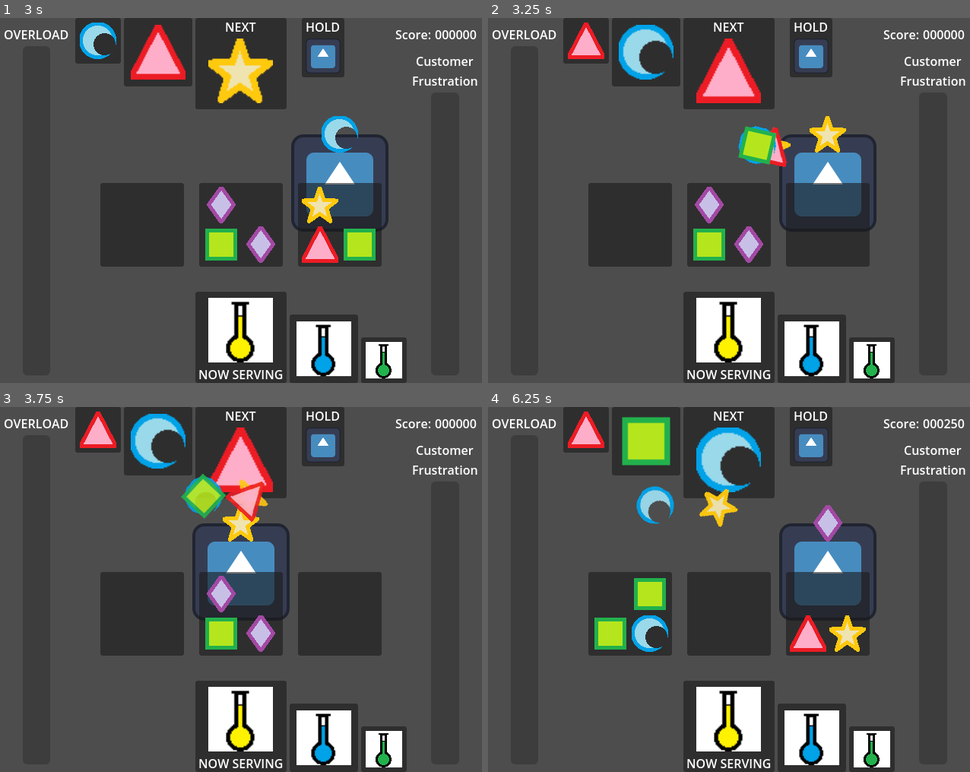
Above: before the commit, frames 1-4 (two rows, left to right).
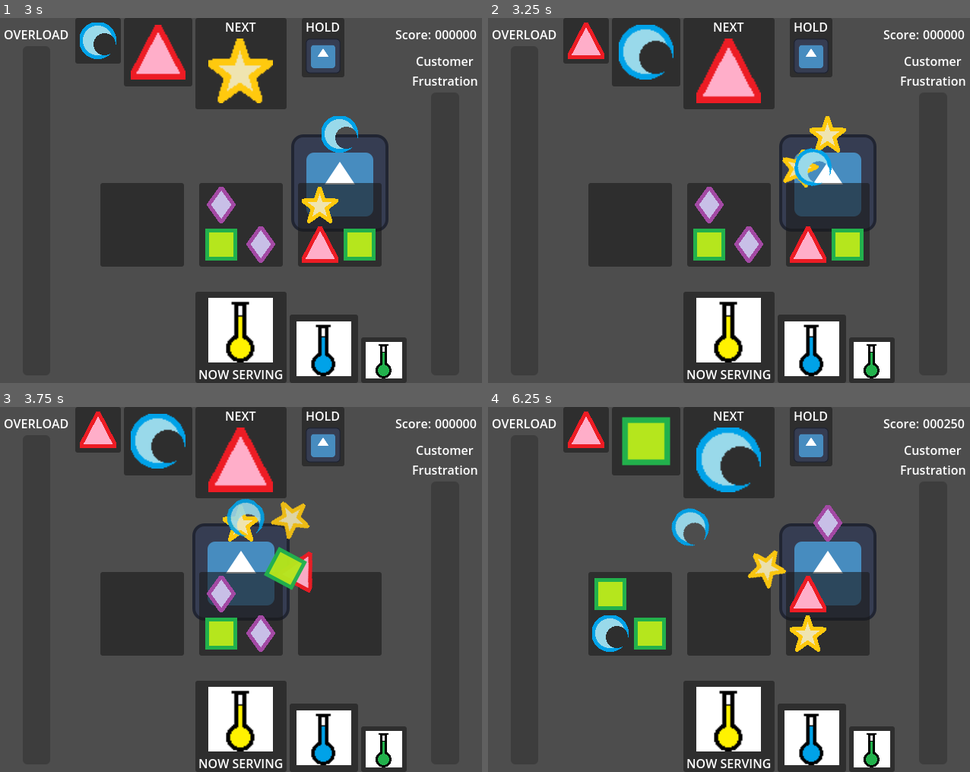
Above: after the commit, the same moments.

Repository: SamBumgardner/cure-all
Game: Godot game, scene res://src/gameplay/gameplay.tscn
Same seed, same stepped clock (60 frames per second), same inputs: the game is played once before the commit and once after it. The engine's default icon, where the game draws it, is replaced by a stand-in: a white triangle on a blue panel in a dark square.
Inputs:
- Up to frame 1 (3 s): tap Enter (ui_accept) at 0.5, 0.77, 1.25, 1.52, 2, 2.75 s; hold Right (ui_right) 0.53-1.28 s; hold Left (ui_left) 1.28-2.03 s; hold Right (ui_right) from 2.03 s (still down)
- Up to frame 2 (3.25 s): keep holding Right (ui_right); tap Enter (ui_accept) at 3.02 s
- Up to frame 3 (3.75 s): release Right (ui_right) at 3.53 s; hold Left (ui_left) from 3.53 s (still down)
- Up to frame 4 (6.25 s): tap Enter (ui_accept) at 3.77, 4.52, 5.75, 6.02 s; release Left (ui_left) at 5.78 s; hold Right (ui_right) from 5.78 s (still down)

Frame 1 is identical in both runs. In frame 2, 2.5% of the frame differs, in the area x 51-78%, y 29-68%; in frame 3, 2.6%; in frame 4, 5.4%, in the area x 21-79%, y 21-68%.

Commit message:
stagger launch timing

Diff:
--- a/game/src/gameplay/gameplay.gd
+++ b/game/src/gameplay/gameplay.gd
@@ -59,8 +59,8 @@
 
 func _on_cauldron_potion_produced(
     potion: Potion,
-    splash_left: Array[Ingredient.TYPES],
-    splash_right: Array[Ingredient.TYPES],
+    splash_left: Array[SplashInfo],
+    splash_right: Array[SplashInfo],
     cauldron_index: int
 ):
     print_debug("we made a potion with level %s and types %s!" % [potion.level, potion.types])
@@ -71,30 +71,37 @@
         _matched_queue_potion()
 
     const launch_duration = 1.5
+    const launch_delay_increment = .25
 
+    var launch_delay = 0
     var left_cauldron = _get_wrapped_cauldron(cauldron_index, -1)
-    for ingredient in splash_left:
+    for splash_info in splash_left:
         var launched_ingredient = LaunchedIngredient.new()
         add_child(launched_ingredient)
         launched_ingredient.launch(
-            ingredient,
-            cauldrons[cauldron_index].global_position,
-            left_cauldron.global_position,
+            splash_info.type,
+            splash_info.start_position,
+            left_cauldron.global_position + left_cauldron.size * 3 / 4,
             launch_duration,
-            left_cauldron.add_ingredient.bind(ingredient, false)
+            left_cauldron.add_ingredient.bind(splash_info.type, false),
+            launch_delay
         )
+        launch_delay += launch_delay_increment
 
+    launch_delay = 0
     var right_cauldron = _get_wrapped_cauldron(cauldron_index, 1)
-    for ingredient in splash_right:
+    for splash_info in splash_right:
         var launched_ingredient = LaunchedIngredient.new()
         add_child(launched_ingredient)
         launched_ingredient.launch(
-            ingredient,
-            cauldrons[cauldron_index].global_position,
-            right_cauldron.global_position,
+            splash_info.type,
+            splash_info.start_position,
+            right_cauldron.global_position + right_cauldron.size * 1 / 4,
             launch_duration,
-            right_cauldron.add_ingredient.bind(ingredient, false)
+            right_cauldron.add_ingredient.bind(splash_info.type, true),
+            launch_delay
         )
+        launch_delay += launch_delay_increment
 
 func _get_wrapped_cauldron(starting_cauldron_i: int, offset: int) -> Cauldron:
     var new_cauldron_i: int = starting_cauldron_i + offset
--- /dev/null
+++ b/game/src/gameplay/helper/splash_info.gd
@@ -0,0 +1,8 @@
+class_name SplashInfo extends RefCounted
+
+var type: Ingredient.TYPES
+var start_position: Vector2
+
+func _init(_type, _start_position):
+    type = _type
+    start_position = _start_position
--- a/game/src/gameplay/ui/cauldron.gd
+++ b/game/src/gameplay/ui/cauldron.gd
@@ -2,8 +2,8 @@
 
 signal potion_produced(
     potion: Potion,
-    splash_left: Array[Ingredient.TYPES],
-    splash_right: Array[Ingredient.TYPES]
+    splash_left: Array[SplashInfo],
+    splash_right: Array[SplashInfo]
 )
 
 const MAX_INGREDIENTS: int = 4
@@ -17,6 +17,10 @@
 var held_count: int:
     get():
         return ingredient_types.filter(func(x): return x != -1).size()
+
+var splash_landing_position: Vector2:
+    get():
+        return global_position + Vector2(size.x / 2, 0)
 
 func _ready() -> void:
     ingredient_displays.map(func(x): x.modulate = Color.TRANSPARENT)
@@ -63,15 +67,17 @@
         if matching_ingredient_count == MIN_MATCH:
             potion.types.push_back(ingredient_types[i])
 
-    var splash_left: Array[Ingredient.TYPES] = []
-    var splash_right: Array[Ingredient.TYPES] = []
+    var splash_left: Array[SplashInfo] = []
+    var splash_right: Array[SplashInfo] = []
     for i in ingredient_counts.size():
         if ingredient_counts[i].size() < MIN_MATCH:
             for index in ingredient_counts[i]:
+                var splashing_display = ingredient_displays[index]
+                var splash_info = SplashInfo.new(i, splashing_display.global_position + splashing_display.size / 2)
                 if index % 2 == 0:
-                    splash_left.push_back(i)
+                    splash_left.push_back(splash_info)
                 else:
-                    splash_right.push_back(i)
+                    splash_right.push_back(splash_info)
 
     empty_cauldron()
     potion_produced.emit(potion, splash_left, splash_right)
--- a/game/src/gameplay/ui/launched_ingredient.gd
+++ b/game/src/gameplay/ui/launched_ingredient.gd
@@ -9,7 +9,7 @@
     modulate = Color.TRANSPARENT
 
 func launch(ingredient_type: Ingredient.TYPES, start_position: Vector2, end_position: Vector2,
-        duration: float, callback: Callable):
+        duration: float, callback: Callable, delay: float = 0.0):
     if position_tween != null and position_tween.is_valid():
         position_tween.kill()
         visual_tween.kill()
@@ -20,9 +20,11 @@
     global_position = start_position
 
     position_tween = create_tween()
+    position_tween.tween_interval(delay)
     position_tween.tween_method(jump_tween.bind(start_position, end_position), 0.0, 1.0, duration)
 
     visual_tween = create_tween()
+    visual_tween.tween_interval(delay)
     visual_tween.tween_property(self, "rotation_degrees", rotation_degrees + 90, duration)
     visual_tween.set_ease(Tween.EASE_IN)
     visual_tween.set_trans(Tween.TRANS_CUBIC)
